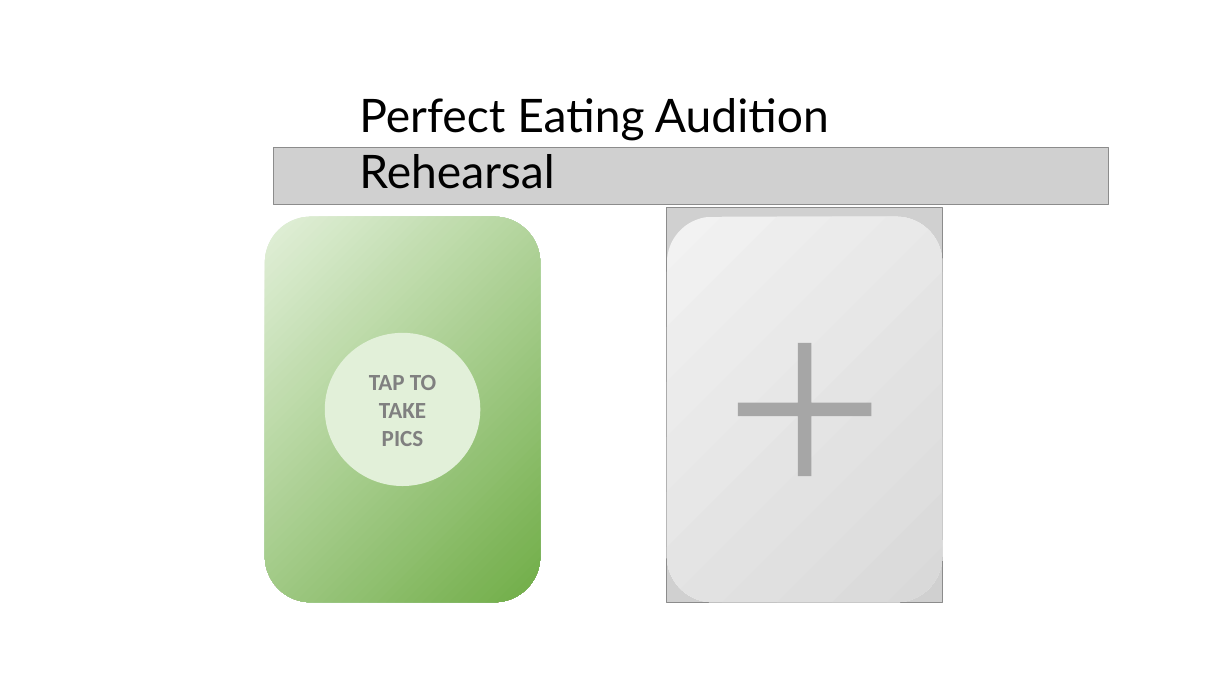
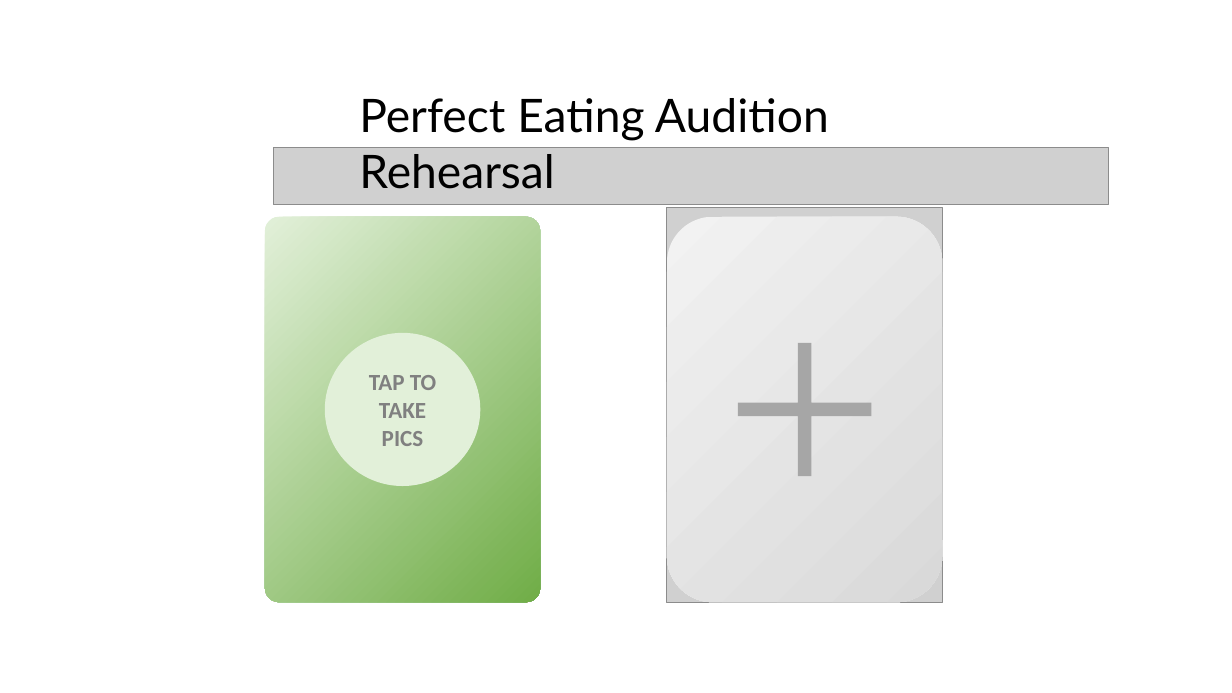
Before and after one commit to Michael-H777/PEAR, a slide deck: slide 5 of avocado.pptx. Drawn at 1232x693 pixels with LibreOffice and Linux fonts; fonts in the diff are those of the drawing; grey boxes stand for pictures. Boxes give left, top, right and bottom in pixels: in the first picture for what was removed or moved away, otherwise in the second. Text is boxed around its words. In the diff, an @@ line names an element or a change of style, - is before the commit and + after.

```diff
--- a/avocado.pptx
+++ b/avocado.pptx
@@ rounded rectangle at <box>265,217,541,603</box>: proportions changed @@
```
Also in this commit, not shown: 3 other files.
